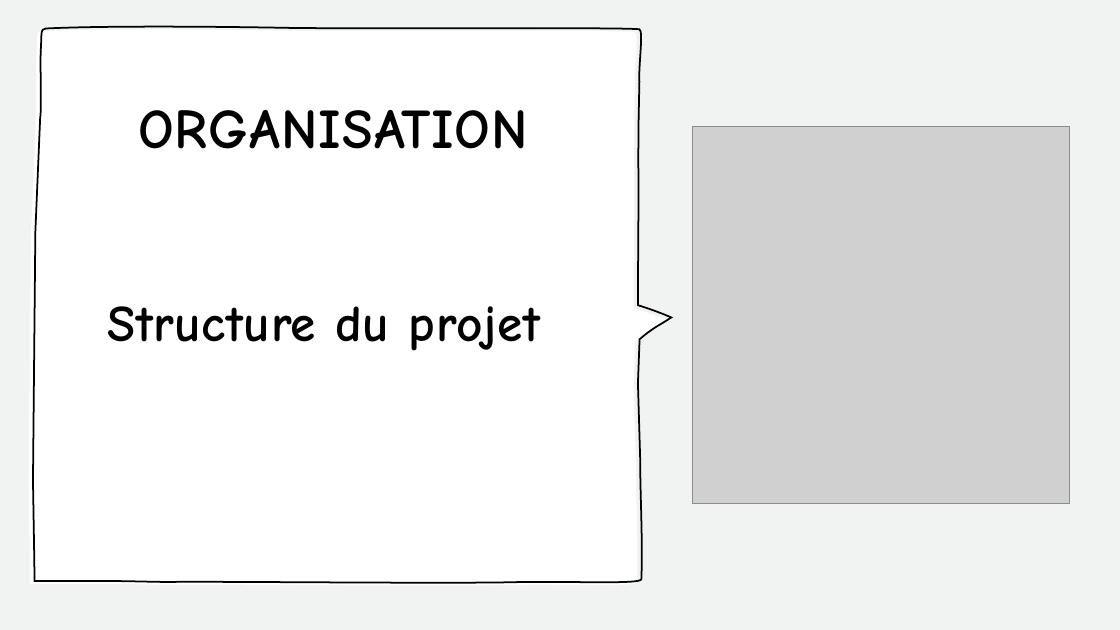
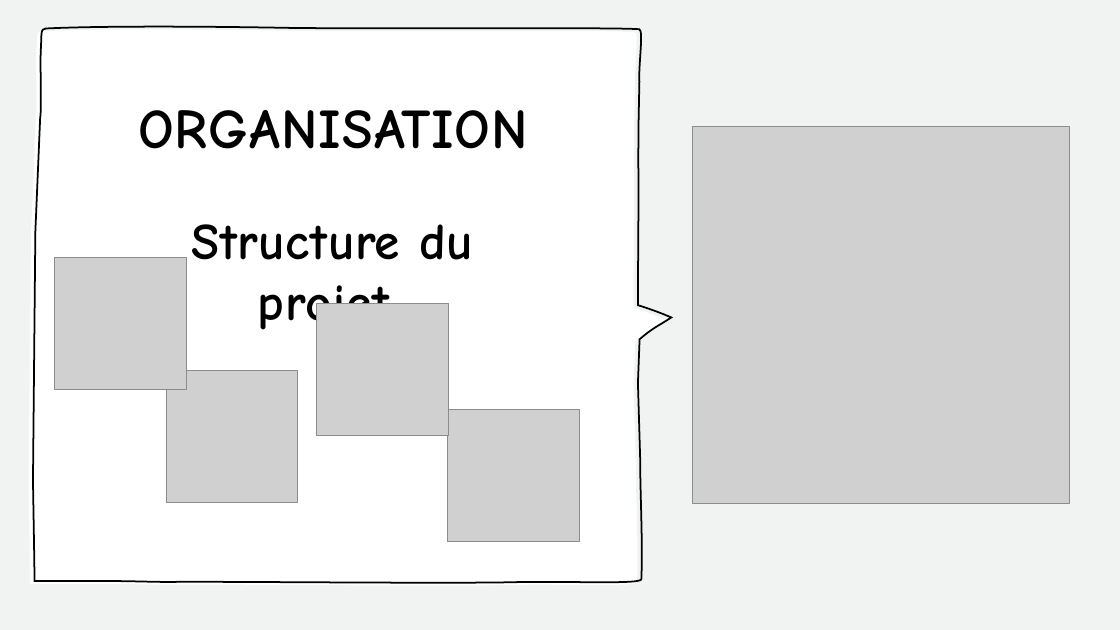
Before and after one commit to ConstantinHrrmn/WavContact, a slide deck: slide 6 of Documents/Documentation/Acceptation/A2-1_Point-de-contrôle/Plan assurance qualite/Présentation_PlanAssuranceQualité.pptx (slide 5 before the commit). Drawn at 1120x630 pixels with LibreOffice and Linux fonts; fonts in the diff are those of the drawing; grey boxes stand for pictures. Boxes give left, top, right and bottom in pixels: in the first picture for what was removed or moved away, otherwise in the second. Text is boxed around its words. In the diff, an @@ line names an element or a change of style, - is before the commit and + after.

Commit message:
PP

```diff
--- a/Documents/Documentation/Acceptation/A2-1_Point-de-contrôle/Plan assurance qualite/Présentation_PlanAssuranceQualité.pptx
+++ b/Documents/Documentation/Acceptation/A2-1_Point-de-contrôle/Plan assurance qualite/Présentation_PlanAssuranceQualité.pptx
@@ text "Structure du projet" rewrapped from (108,306,541,351) to (192,224,474,336) @@
@@ picture added at (55,258,187,390) @@
@@ picture added at (317,303,449,435) @@
@@ picture added at (166,371,298,502) @@
@@ picture added at (447,410,579,542) @@
```
Also in this commit, not shown: 1 other slide changed, 2 slides added, 1 slide removed.
